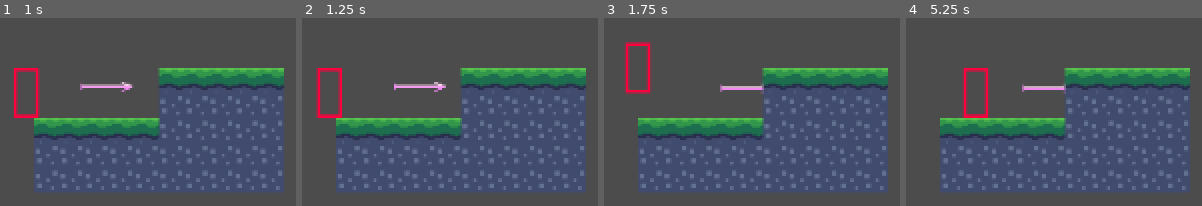
Above: before the commit, frames 1-4 (left to right).
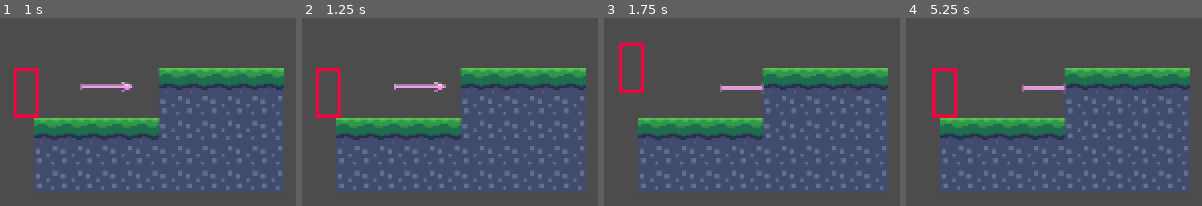
Above: after the commit, the same moments.

Repository: captain-fruit-punch/WTWDB
Game: Godot game, scene res://javelintest.tscn
Two runs of this game, one before a commit and one after it. Both use one fixed random seed, a clock stepped at 60 frames per second and the inputs below. The project has no main scene, so this scene is started directly.
Inputs:
- Up to frame 1 (1 s): tap Enter (ui_accept) at 0.5, 0.77 s; hold Right (ui_right) from 0.53 s (still down)
- Up to frame 2 (1.25 s): keep holding Right (ui_right)
- Up to frame 3 (1.75 s): keep holding Right (ui_right); tap Enter (ui_accept) at 1.25, 1.52 s
- Up to frame 4 (5.25 s): tap Enter (ui_accept) at 2, 2.75, 3.02, 3.5, 3.77, 4.25, 4.52 s; release Right (ui_right) at 2.03 s; hold Left (ui_left) 2.03-2.78 s; hold Right (ui_right) 2.78-4.28 s; hold Left (ui_left) 4.28-5.03 s; hold Right (ui_right) from 5.03 s (still down)

Frame 1 is identical in both runs. In frame 2, 0.7% of the frame differs, in the area x 4-14%, y 26-54%; in frame 3, 1.8%; in frame 4, 2.3%, in the area x 8-29%, y 26-54%.

Commit message:
asdasdasd

Diff:
--- /dev/null
+++ b/javelin.tscn
@@ -0,0 +1,22 @@
+[gd_scene load_steps=4 format=2]
+
+[ext_resource path="res://javelin.gd" type="Script" id=1]
+[ext_resource path="res://testtiles0.png" type="Texture" id=2]
+
+[sub_resource type="RectangleShape2D" id=5]
+extents = Vector2( 3.25894, 3.66654 )
+
+[node name="javelin" type="KinematicBody2D"]
+position = Vector2( 54.1928, 45.4148 )
+script = ExtResource( 1 )
+speed = 30.0
+
+[node name="javelincollision" type="CollisionShape2D" parent="."]
+position = Vector2( 7.38885, -1.46854 )
+shape = SubResource( 5 )
+
+[node name="Sprite" type="Sprite" parent="."]
+position = Vector2( -5.88625, -1.6083 )
+texture = ExtResource( 2 )
+region_enabled = true
+region_rect = Rect2( 94, 4.5, 33, 7 )
--- a/javelintest.tscn
+++ b/javelintest.tscn
@@ -1,7 +1,7 @@
-[gd_scene load_steps=10 format=2]
+[gd_scene load_steps=9 format=2]
 
 [ext_resource path="res://scripts/player.gd" type="Script" id=1]
-[ext_resource path="res://javelin.gd" type="Script" id=2]
+[ext_resource path="res://javelin.tscn" type="PackedScene" id=2]
 [ext_resource path="res://playertestrect.png" type="Texture" id=3]
 [ext_resource path="res://testtiles0.png" type="Texture" id=4]
 
@@ -58,9 +58,6 @@
 } ]
 1/z_index = 0
 
-[sub_resource type="RectangleShape2D" id=5]
-extents = Vector2( 3.25894, 3.66654 )
-
 [node name="playertestscene" type="Node2D"]
 
 [node name="player" type="KinematicBody2D" parent="."]
@@ -81,17 +78,4 @@
 format = 1
 tile_data = PoolIntArray( 131079, 0, 0, 131080, 0, 0, 131081, 0, 0, 131082, 0, 0, 131083, 0, 0, 196615, 1, 0, 196616, 1 …(467 unchanged characters)…
 
-[node name="javelin" type="KinematicBody2D" parent="."]
-position = Vector2( 54.1928, 45.4148 )
-script = ExtResource( 2 )
-speed = 30.0
-
-[node name="javelincollision" type="CollisionShape2D" parent="javelin"]
-position = Vector2( 7.38885, -1.46854 )
-shape = SubResource( 5 )
-
-[node name="Sprite" type="Sprite" parent="javelin"]
-position = Vector2( -5.88625, -1.6083 )
-texture = ExtResource( 4 )
-region_enabled = true
-region_rect = Rect2( 94, 4.5, 33, 7 )
+[node name="javelin" parent="." instance=ExtResource( 2 )]
--- a/playertestscene.tscn
+++ b/playertestscene.tscn
@@ -62,6 +62,7 @@
 [node name="player" type="KinematicBody2D" parent="."]
 position = Vector2( 98, 251 )
 script = ExtResource( 3 )
+max_move_speed = 5000
 move_accel = 5000
 move_friction = 15.0
 weight = 18000
--- a/scripts/player.gd
+++ b/scripts/player.gd
@@ -28,6 +28,9 @@
 	if Input.is_action_pressed('ui_left'):
 		accel.x -= move_accel
 		trying_to_move = true
+	if trying_to_move:
+		if velocity.x >= max_move_speed:
+			accel.x = 0
 	if is_on_floor():
 		if trying_to_move and sign(velocity.x) * sign(accel.x) <0:
 			print("dragging")
